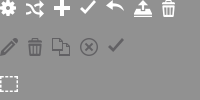
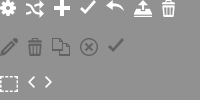
Comparing the layer stacks of the two 200x100 images. Changes:
added layer "Shape 15 copy" above "Shape 15" over [45, 76, 52, 88]
added layer "Shape 15" above "Shape 14" over [28, 76, 35, 88]
